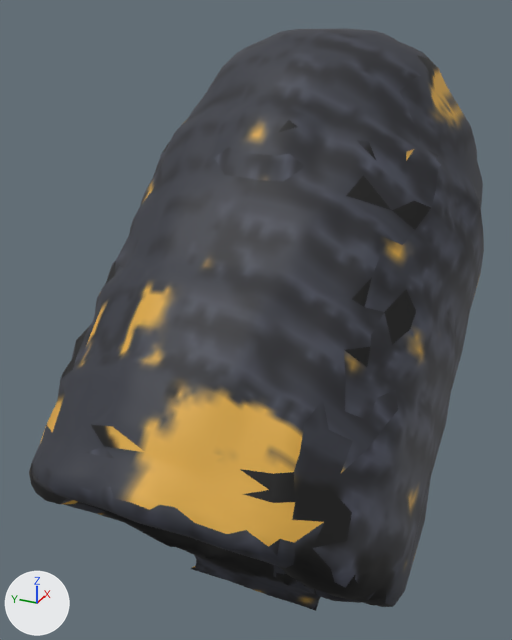
Before and after pictures for a commit that changed the glTF model www/proto3d/models/beth/equipment/fitted/orin/orin_plate_legendary_shoulder_R.glb.
Both versions are drawn from a camera (50 mm lens) standing at (-0.775, -0.312, 1.603) and looking at (-0.316, -0.106, 1.374). Lighting does not change. The marker at lower left points along +X, +Y and +Z. The first picture is the older version. Vertices at exactly the same position are counted once.

Objects in the first picture: 'orin_plate_legendary_shoulder_R'.
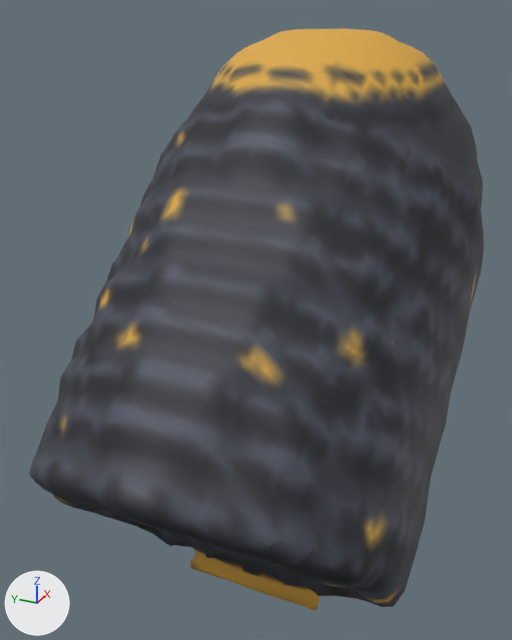
Pixel boxes (x1, y1, x2, y2) of what changed, in the pictures (512 x 640 px; the box of a moved part takes in the faces that stretch with it):
part 1 of me_orin_plate_legendary_shoulder_r_hi_001, moved or reshaped
    both: (29, 56, 451, 611)
part 2 of me_orin_plate_legendary_shoulder_r_hi_001, surface changed
    both: (31, 28, 481, 607)

Diff of the bpy script that builds the scene:
```diff
--- a/www/proto3d/models/beth/equipment/fitted/orin/orin_plate_legendary_shoulder_R.glb.py
+++ b/www/proto3d/models/beth/equipment/fitted/orin/orin_plate_legendary_shoulder_R.glb.py
@@ me_orin_plate_legendary_shoulder_r_hi_001 @@
 me_orin_plate_legendary_shoulder_r_hi_001.from_pydata(...)  # 2512 vertices, 5020 faces; spans x -0.53..-0.1, y -0.26..0.01, z 1.137..1.579
 # used by ob_orin_plate_legendary_shoulder_r; location = (0.0, 0.0, 0.0)
+# me_orin_plate_legendary_shoulder_r_hi_001 part 1: 55 vertices moved from x -0.487..-0.162, y -0.257..0.007, z 1.141..1.511 to x -0.487..-0.163, y -0.258..0.007, z 1.141..1.511; 281 vertices removed from x -0.514..-0.103, y -0.26..0.009, z 1.141..1.555; 281 vertices added at x -0.515..-0.103, y -0.26..0.009, z 1.141..1.553
+# me_orin_plate_legendary_shoulder_r_hi_001 part 2: 4096 kept faces spanning x -0.53..-0.1, y -0.26..0.01, z 1.137..1.579 get new texture (UV) coordinates
 me_orin_plate_legendary_shoulder_r_hi_001.materials.append(mat_orin_plate_legendary_shoulder_r_mat)
```
